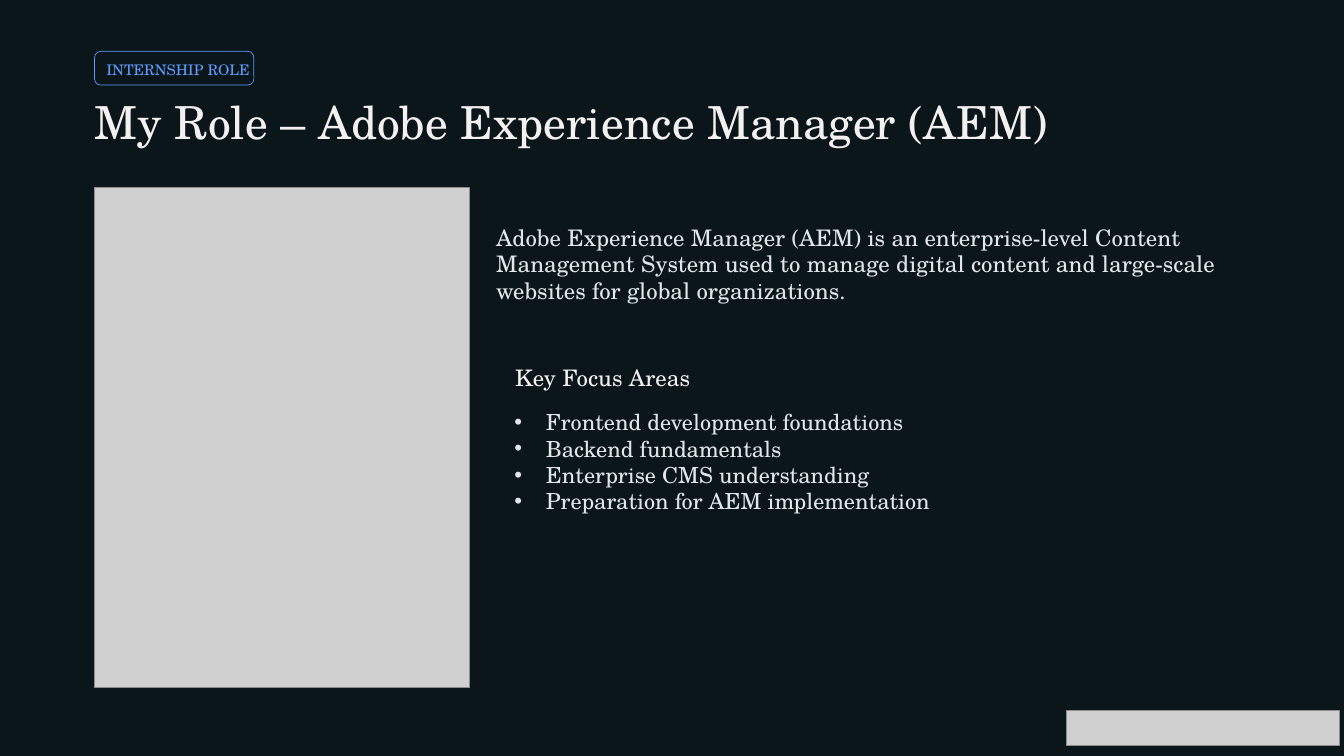
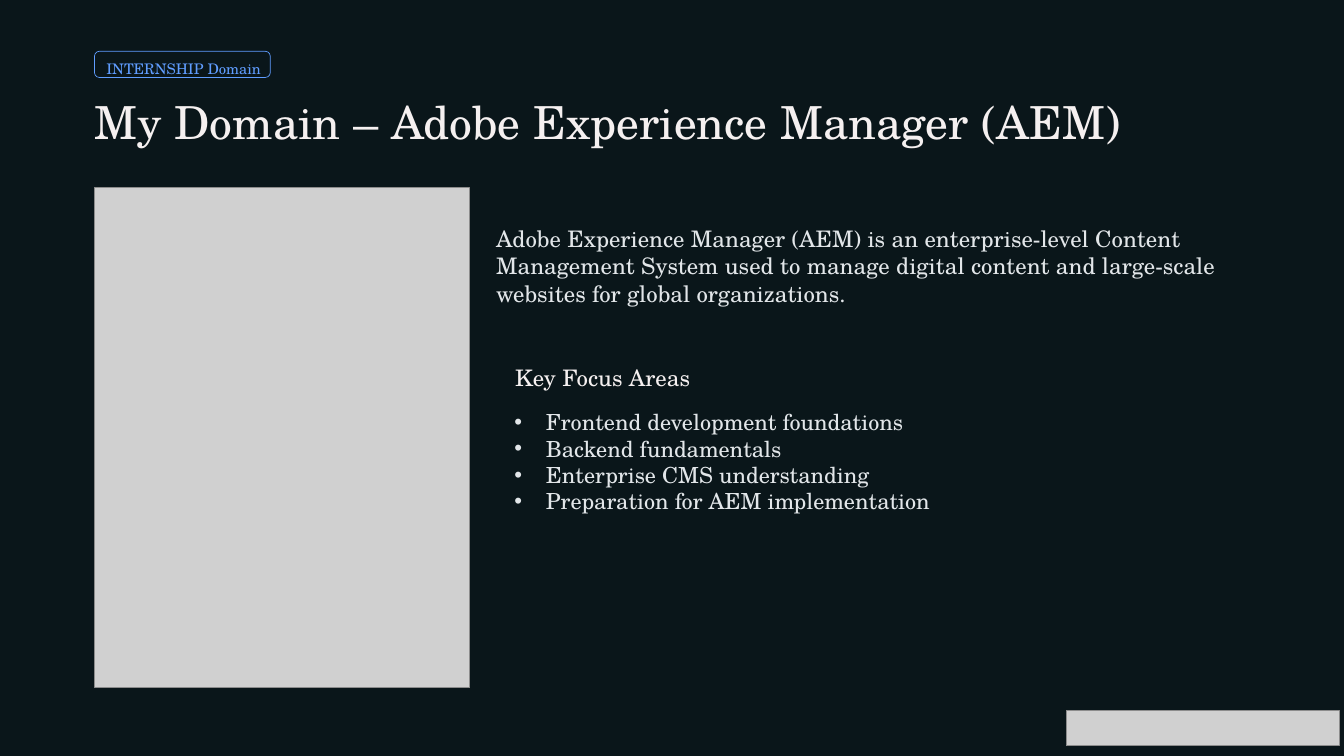
Before and after one commit to KUNALCHOURE/presentation, a slide deck: slide 3 of Second_Progress_Seminar_Updated (1) (1).pptx. Drawn at 1344x756 pixels with LibreOffice and Linux fonts; fonts in the diff are those of the drawing; grey boxes stand for pictures; background and template pictures are left out; a plain dark background stands for a picture behind light text. Boxes give left, top, right and bottom in pixels: in the first picture for what was removed or moved away, otherwise in the second. Text is boxed around its words. In the diff, an @@ line names an element or a change of style, - is before the commit and + after.

```diff
--- a/Second_Progress_Seminar_Updated (1) (1).pptx
+++ b/Second_Progress_Seminar_Updated (1) (1).pptx
@@ rounded rectangle: place and size @@
-rounded rectangle at box(95, 51, 255, 85)
+rounded rectangle at box(95, 51, 270, 77)
@@ text at box(106, 63, 261, 78): text changed @@
-INTERNSHIP ROLE
+INTERNSHIP Domain
@@ text at box(95, 105, 1120, 149): text changed @@
-My Role – Adobe Experience Manager (AEM)
+My Domain – Adobe Experience Manager (AEM)
@@ text "Adobe Experience Manager (AEM) is ..." at box(496, 230, 1215, 307): line spacing 22.5pt to 1 @@
```
Also in this commit, not shown: 7 other slides changed, 5 slides added.
